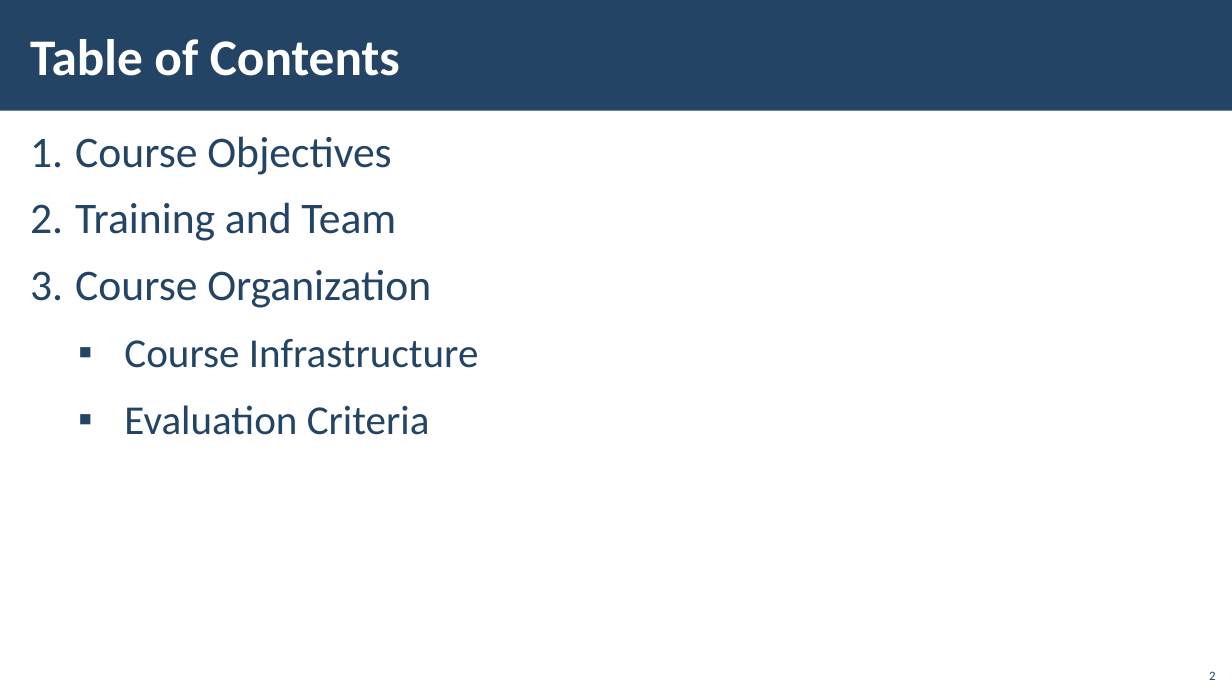
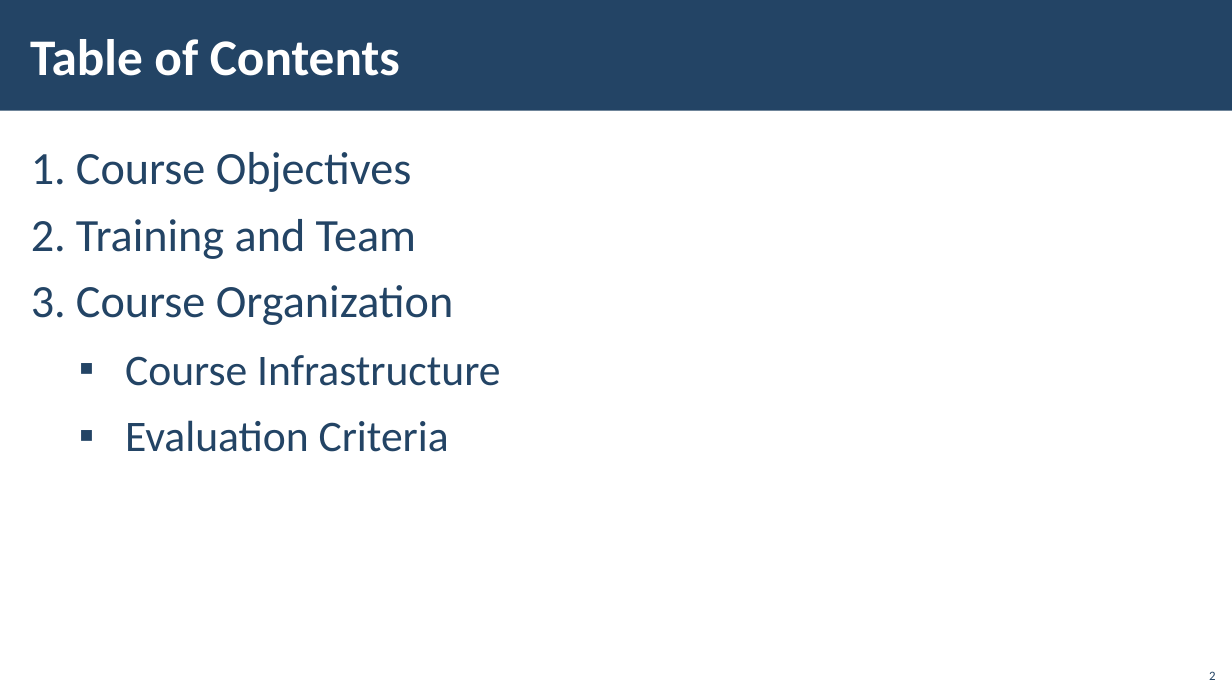
Before and after one commit to ErayErol/Software-University-Courses, a slide deck: slide 2 of 2021.01 - [ MS SQL Server ]/00 - [ Course Introduction ]/Presentation.pptx. Drawn at 1232x693 pixels with LibreOffice and Linux fonts; fonts in the diff are those of the drawing; background and template pictures are left out. Boxes give left, top, right and bottom in pixels: in the first picture for what was removed or moved away, otherwise in the second. Text is boxed around its words. In the diff, an @@ line names an element or a change of style, - is before the commit and + after.

```diff
--- a/2021.01 - [ MS SQL Server ]/00 - [ Course Introduction ]/Presentation.pptx
+++ b/2021.01 - [ MS SQL Server ]/00 - [ Course Introduction ]/Presentation.pptx
@@ text "Course Objectives": place and size @@
-text "Course Objectives" at [75,136,478,435]
+text "Course Objectives" at [76,152,500,452]
@@ text "Course Objectives" at [76,152,500,452]: size 34 to 36 pt in "Course Objectives", "Training and Team", "Course Organization"; size 32 to 34 pt in "Course Infrastructure", "Evaluation Criteria" @@
```
Also in this commit, not shown: 11 other slides changed, 5 slides added, 7 slides removed, 16 other files.
